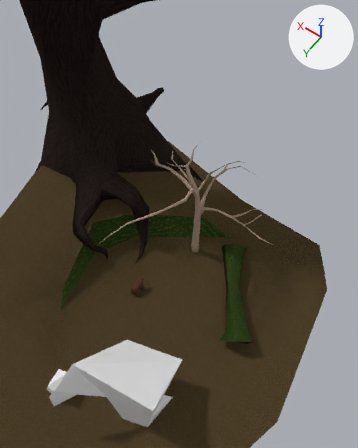
One commit to the Blender file world/Clearing.blend: the scene before it, then after it.
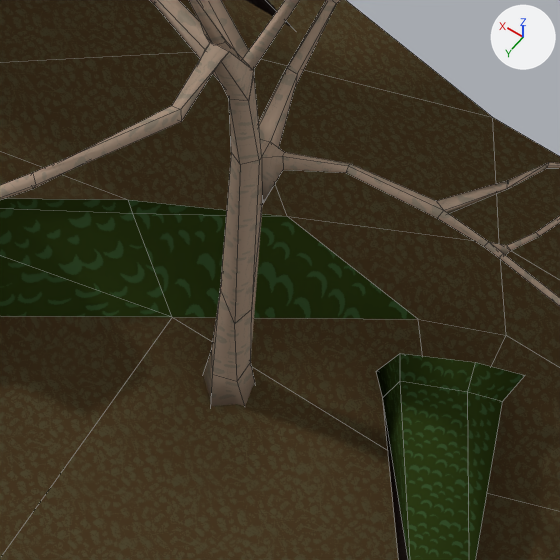
There are two pictures of each version: one from a 50 mm lens placed at (-14.8, 14.85, 35.38), pointed at (-0.6, -5.03, 4.13), one close up on the part from 43% to 71% of the width and 40% to 63% of the height. The axes (+X, +Y, +Z) are drawn at upper right. The lights are the same throughout. The last two pictures show the newer version. The close-ups show mesh edges as thin lines.

The older version as bpy lines, for what is in view:
```python
me_cube = bpy.data.meshes.new('Cube')
me_cube.from_pydata(...)  # 50 vertices, 52 faces; spans x -14.3..13.1, y -13.7..16.9, z -2.4..4.9
me_cube.polygons.foreach_set('use_smooth', [True] * 52)
# faces by material slot: [43, 9]
me_cube.materials.append(mat_ground_mulch)
me_cube.materials.append(mat_ground_lichen)
me_cylinder = bpy.data.meshes.new('Cylinder')
me_cylinder.from_pydata(...)  # 26 vertices, 29 faces; spans x -2.31..2.87, y -6.01..3.3, z -0.08..1.86
me_cylinder.polygons.foreach_set('use_smooth', [True] * 29)
# faces by material slot: [17, 12]
me_cylinder.materials.append(mat_ground_lichen)
me_cylinder.materials.append(mat_bark)
me_cylinder_001 = bpy.data.meshes.new('Cylinder.001')
me_cylinder_001.from_pydata(...)  # 192 vertices, 211 faces; spans x -6.68..5.38, y -4.1..9.36, z -0.38..11.62
me_cylinder_001.polygons.foreach_set('use_smooth', [True] * 211)
me_cylinder_001.materials.append(mat_bark_smooth)
ob_fruittree = bpy.data.objects.new('FruitTree', me_cylinder_001)
ob_fruittree.location = (-1.42, -6.2, -0.1)
ob_ground = bpy.data.objects.new('Ground', me_cube)
ob_ground.location = (0.0, 0.0, 0.0)
ob_log = bpy.data.objects.new('Log', me_cylinder)
ob_log.location = (-7.31, -3.13, -0.33)
ob_log.rotation_euler = (-0.0143, 0.0323, 0.239)  # degrees (-0.8, 1.9, 14)
```
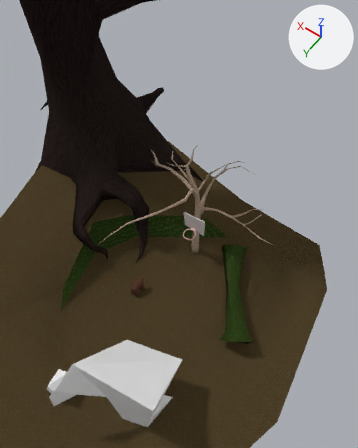
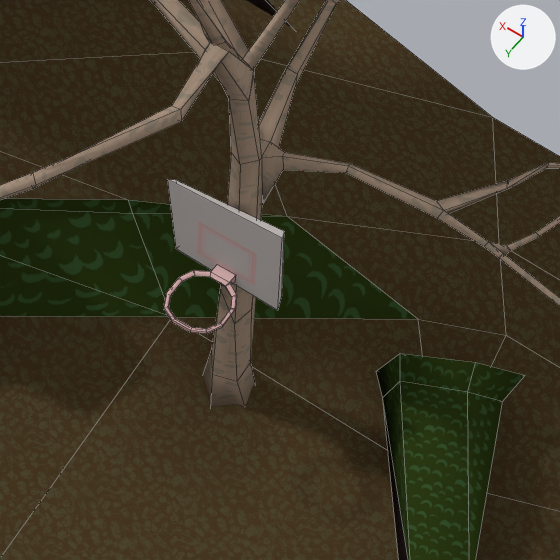
Commit message: hoops babyyy

Boxes (x1, y1, x2, y2) around the edits, measured in the close-ups (560 x 560 px):
'Hoop', added: after (164, 179, 284, 334)

Edits to the bpy script that builds the scene:
```text
Add img_hoop:
    img_hoop = load_image('Hoop', 'materials/hoop.png', 128, 128, 'sRGB')
Add mat_hoop:
    mat_hoop = bpy.data.materials.new('Hoop')
    # colours: light grey #cbc5c2, red #f93e50
    # uses the picture img_hoop
Add me_cube_004:
    me_cube_004.from_pydata(...)  # 60 vertices, 58 faces; spans x -0.86..1.14, y 0.01..1.38, z -0.9..0.83
    me_cube_004.materials.append(mat_hoop)
Add ob_hoop:
    ob_hoop = bpy.data.objects.new('Hoop', me_cube_004)
    ob_hoop.location = (-1.6, -6.08, 4.0)
```
